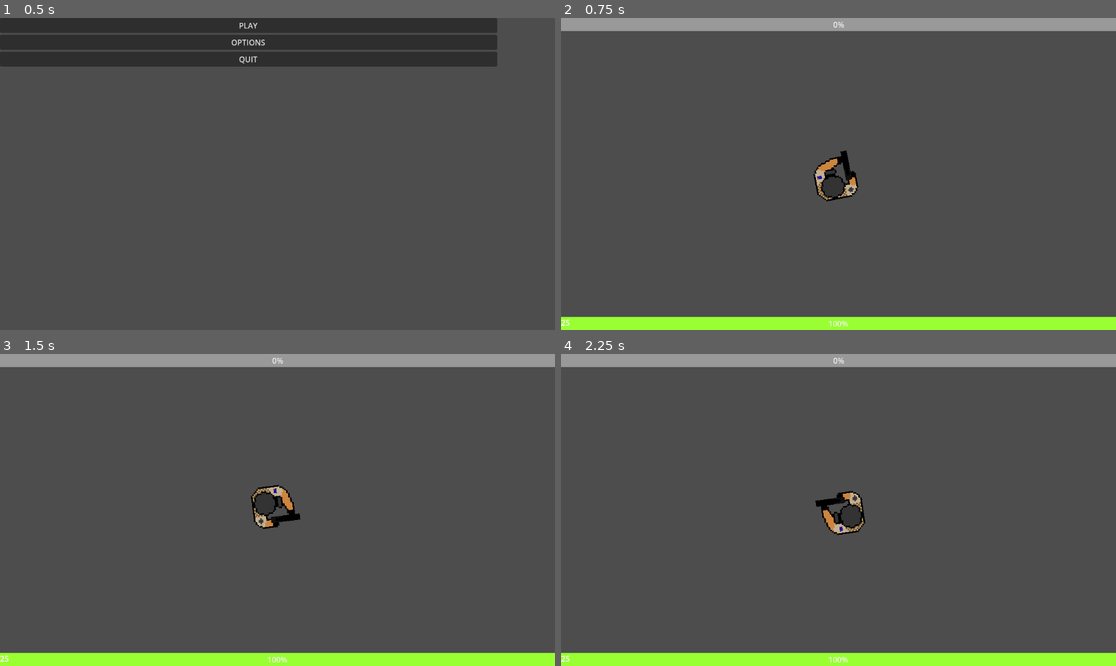
Above: before the commit, frames 1-4 (two rows, left to right).
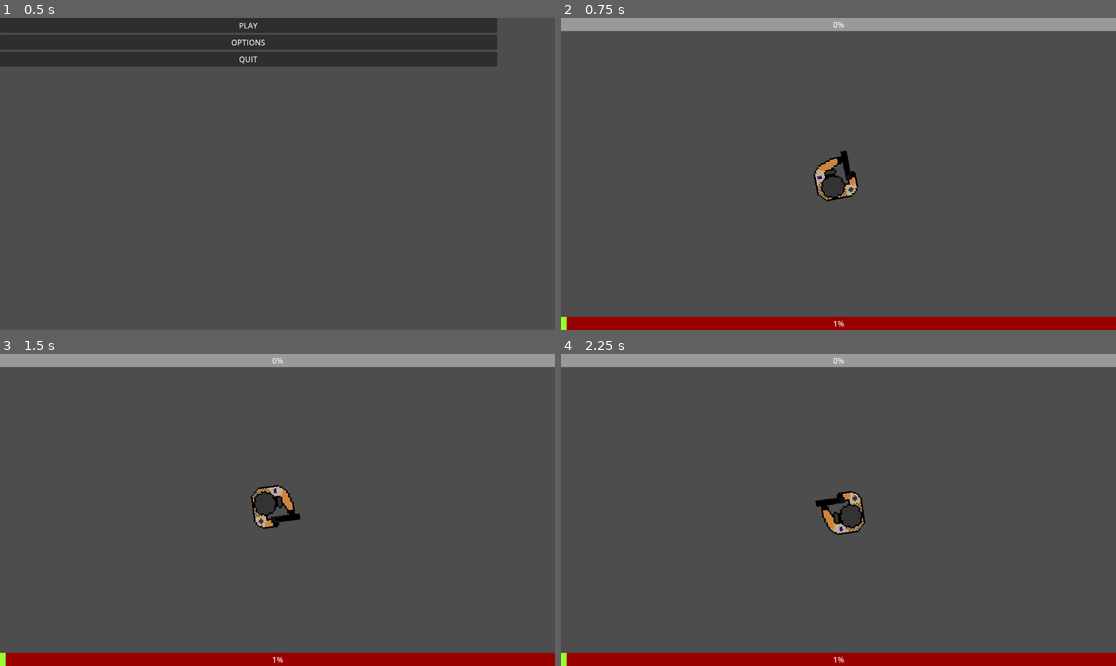
Above: after the commit, the same moments.

Repository: MagmaticPage255/Top-Down-Shooter
Game: Godot game, scene res://Scenes/menu.tscn
The game is run twice, just before and just after one commit, with the same random seed, the same clock (stepped at 60 frames per second) and the same inputs.
Inputs (mouse positions are in pixels of both pictures, inside the frame that each line leads up to):
- Up to frame 1 (0.5 s): no input
- Up to frame 2 (0.75 s): click "PLAY" at 0.5 s
- Up to frame 3 (1.5 s): tap Enter at 1.25 s; move the mouse to (399, 494) at 1.27 s; hold D (right) from 1.28 s (still down); click (399, 494) at 1.35 s
- Up to frame 4 (2.25 s): tap Space at 2 s; move the mouse to (727, 525) at 2.02 s; release D (right) at 2.03 s; hold S (down) from 2.03 s (still down); click (727, 525) at 2.1 s

Frame 1 is identical in both runs. In frame 2, 4.2% of the frame differs, in the area x 0-100%, y 95-100%; in frame 3, 4.2%; in frame 4, 4.2%.
Error before the commit: Parse Error: Function "update_health_bar()" not found in base self. (res://Scenes/Enemy#1.gd:31)

Commit message:
oh my gawd
i cant do it

Diff:
--- a/Scenes/Enemy#1.gd
+++ b/Scenes/Enemy#1.gd
@@ -28,7 +28,6 @@
 
 	if ray_cast_2d.is_colliding() and ray_cast_2d.get_collider() == player and can_damage:
 		player.take_damage(damage)
-		update_health_bar(player.health)
 		await get_tree().create_timer(COOLDOWN_TIME)
 		can_damage = true
 		$MuzzleFlash.show()
@@ -49,3 +48,13 @@
 
 func _on_cooldown_time_timeout() -> void:
 	pass # Replace with function body.
+
+func attack():
+	var area = $Area2D
+	area.enabled = true
+
+	# Check for collisions within the area
+	for body in area.get_overlapping_bodies():
+		if body.has_method('take_damage'):
+			body.take_damage(5)  # Adjust this value as needed
+	area.enabled = false
--- a/Scenes/enemy#1.tscn
+++ b/Scenes/enemy#1.tscn
@@ -27,13 +27,6 @@
 collision_layer = 2
 collision_mask = 2
 script = ExtResource("1_ljnpq")
-SPEED = null
-ACCELERATION = null
-FRICTION = null
-COOLDOWN_TIME = null
-enemy_health = null
-damage = null
-damage_cooldown_time = null
 
 [node name="AnimatedSprite2D" type="AnimatedSprite2D" parent="."]
 scale = Vector2(0.1, 0.1)
--- a/Scenes/player.gd
+++ b/Scenes/player.gd
@@ -9,13 +9,16 @@
 @export var FRICTION = 10.0
 @export var damage = 1
 
-var maxPlayerHealth = 25
-var health = 25
+var player_health = 25
+var enemy_health = 20
 
 var dead = false
 
 func _ready():
-	healthBar.set_health_bar(health, maxPlayerHealth)
+	update_health_bars()
+
+func update_health_bars():
+	$UI/Control/Health.value = player_health / 25.0
 
 func _process(delta):
 	if Input.is_action_just_pressed("shoot"):
@@ -65,10 +68,10 @@
 
 
 func take_damage(damage):
-	health -= damage
+	player_health -= damage
 	print("Player took damage.")
 
-	if health <= 0:
+	if player_health <= 0:
 		print("Player died!")
 		die()
 
@@ -78,3 +81,14 @@
 	dead = true
 	get_tree().change_scene_to_file("res://Scenes/death_screen.tscn")
 	z_index = -1
+
+func attack():
+	var ray_cast = $RayCast2D
+	ray_cast.enabled = true
+	ray_cast.force_raycast_update()
+
+	if ray_cast.is_colliding():
+		var collider = ray_cast.get_collider()
+		if collider.has_method('take_damage'):
+			collider.take_damage(5)  # Adjust this value as needed
+		ray_cast.enabled = false
--- a/Scenes/world.tscn
+++ b/Scenes/world.tscn
@@ -13,23 +13,9 @@
 
 [node name="Enemy#1" parent="." instance=ExtResource("2_t6lmt")]
 position = Vector2(-1257, 208)
-SPEED = null
-ACCELERATION = null
-FRICTION = null
-COOLDOWN_TIME = null
-enemy_health = null
-damage = null
-damage_cooldown_time = null
 
 [node name="Enemy#2" parent="." instance=ExtResource("2_t6lmt")]
 position = Vector2(-1206, -344)
-SPEED = null
-ACCELERATION = null
-FRICTION = null
-COOLDOWN_TIME = null
-enemy_health = null
-damage = null
-damage_cooldown_time = null
 
 [node name="enemy#2" parent="." instance=ExtResource("3_yk0ga")]
 position = Vector2(-1670, -167)
